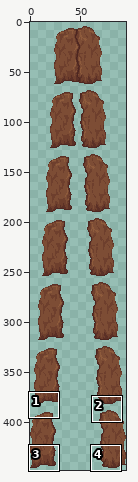
Two states of a sprite sheet, assets/structures/cave-door.png. The first picture is a wide view before the edit; the outline marks the close-up.
Close-up. Before the commit:
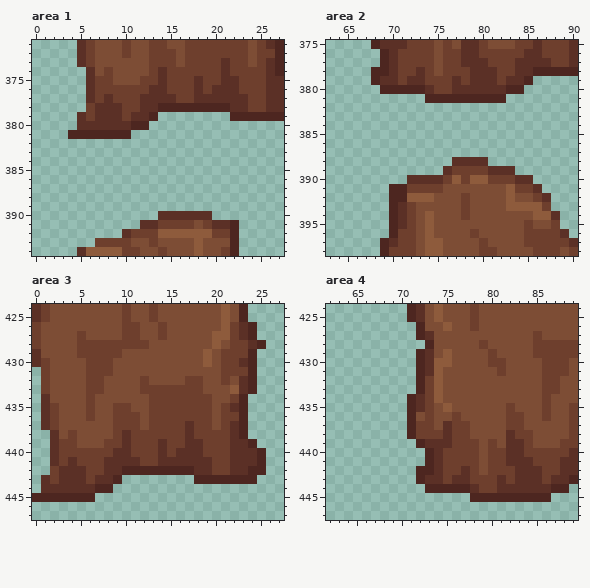
The file is 96x448 pixels. Shown: area 1: x 0..27, y 371..394; area 2: x 63..90, y 375..398; area 3: x 0..27, y 424..447; area 4: x 62..89, y 424..447. The commit also changed other parts of the picture, which this record leaves out.
The same view after the edit:
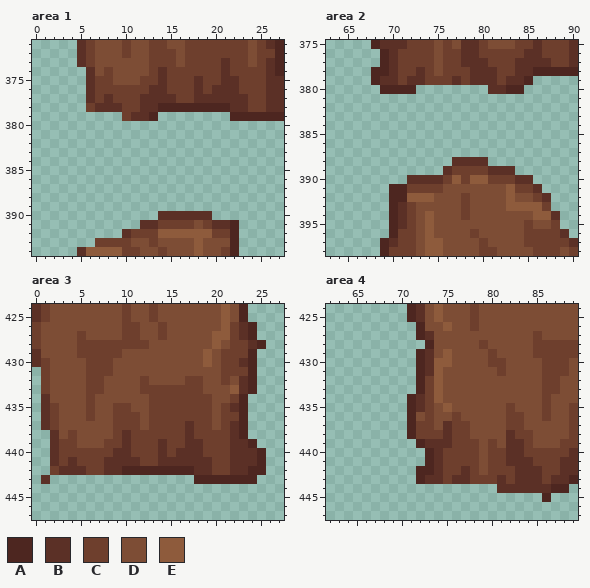
Palette (. is transparent): A #4d2620  B #5b3026  C #6e3f2d  D #7d4d35  E #8e5b3c
Difference:
Area 1:
y 379: x 5..9 BCBBB -> .....
y 380: x 5..12 BBBBBBAA -> ........
y 381: x 4..10 AAAAAAA -> .......
Area 2:
y 380: x 73..80 ABCCBBBB -> ........
y 381: x 74..82 AAAAAAAAA -> .........
Area 3:
y 443: x 2..9 CBBBCBBA -> ........
y 444: x 1..8 BBBBBBAA -> ........
y 445: x 0..6 AAAAAAA -> .......
Area 4:
y 444: x 73..80 AAAAABCC -> ........
y 445: x 78..85 AAAAAAAA -> ........
